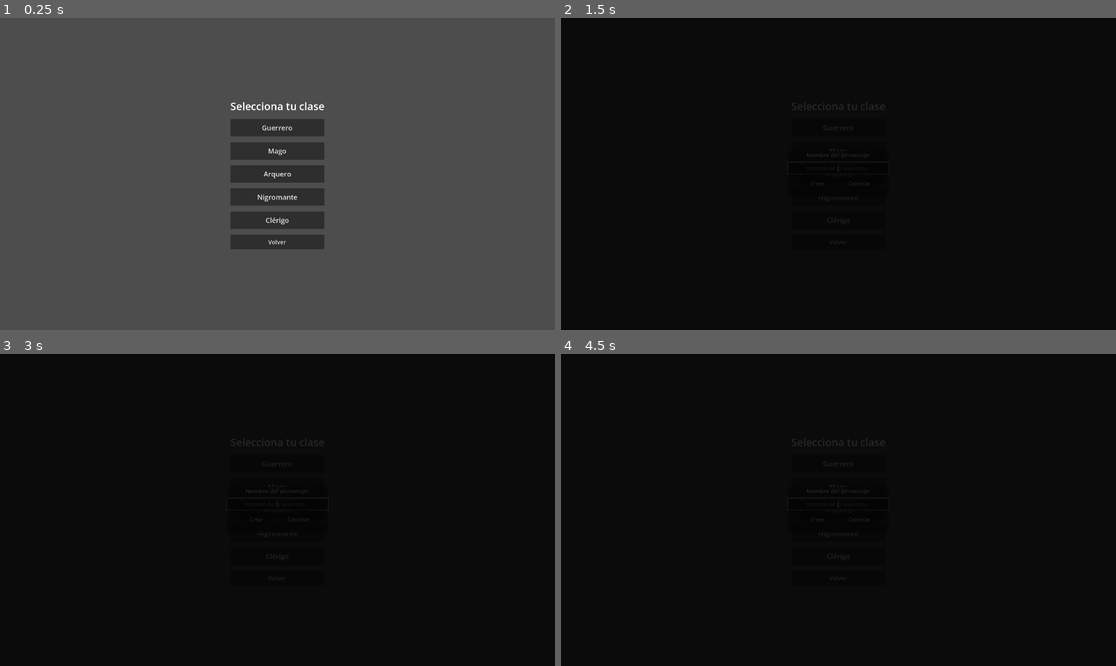
Above: before the commit, frames 1-4 (two rows, left to right).
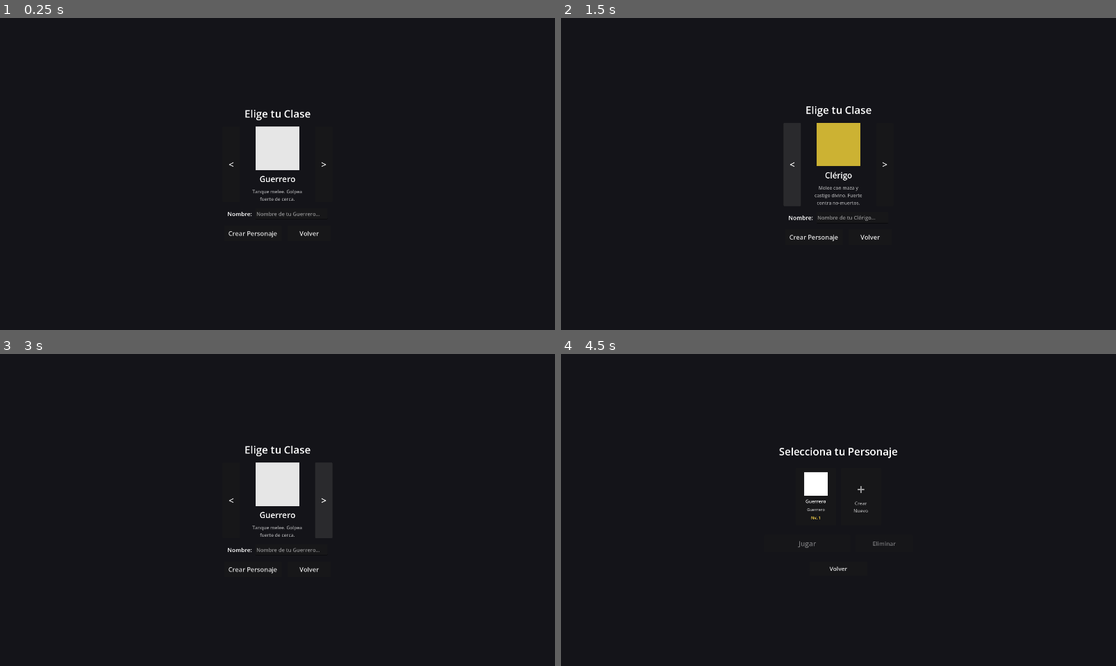
Above: after the commit, the same moments.

Repository: Jouyancito/another-game-of-dungeon
Game: Godot game, scene res://scenes/ui/class_selector.tscn
Same seed, same stepped clock (60 frames per second), same inputs: the game is played once before the commit and once after it. This scene is started directly instead of the project's main scene.
Inputs (mouse positions are in pixels of both pictures, inside the frame that each line leads up to):
- Up to frame 1 (0.25 s): no input
- Up to frame 2 (1.5 s): click (838, 127) at 0.5 s, where only the run before the commit has a clickable "Guerrero"; click (794, 164) at 1.25 s, where only the run after the commit has a clickable "<"
- Up to frame 3 (3 s): click (277, 488) at 2 s, where only the run before the commit has a clickable "Mago"; click (321, 500) at 2.75 s, where only the run after the commit has a clickable ">"
- Up to frame 4 (4.5 s): click (838, 510) at 3.5 s, where only the run before the commit has a clickable "Arquero"; click (816, 569) at 4.25 s, where only the run after the commit has a clickable "Crear Personaje"

The runs differ from the first frame. In frame 1, 99% of the frame differs, in the area x 0-100%, y 0-100%; in frame 2, 2.6%; in frame 3, 2.5%; in frame 4, 0.8%.

Commit message:
feat: carousel class selector with arrows, description and name input

Diff:
--- a/game/scenes/ui/class_selector.gd
+++ b/game/scenes/ui/class_selector.gd
@@ -1,78 +1,99 @@
 extends Control
 
-const CLASS_DATA: Dictionary = {
-	"Guerrero": {
+const CLASSES: Array = [
+	{
+		"key": "Guerrero",
 		"scene": "res://scenes/player/player.tscn",
 		"display": "Guerrero",
+		"desc": "Tanque melee. Golpea fuerte de cerca.",
+		"color": Color(0.9, 0.9, 0.9, 1.0),
 	},
-	"Mago": {
+	{
+		"key": "Mago",
 		"scene": "res://scenes/player/mage.tscn",
 		"display": "Mago",
+		"desc": "Daño mágico a distancia. Bolitas de energía y rayo canalizado.",
+		"color": Color(0.3, 0.3, 0.8, 1.0),
 	},
-	"Arquero": {
+	{
+		"key": "Arquero",
 		"scene": "res://scenes/player/archer.tscn",
 		"display": "Arquero",
+		"desc": "Daño físico a distancia. Flechas rápidas y carga potente.",
+		"color": Color(0.2, 0.6, 0.3, 1.0),
 	},
-	"Nigromante": {
+	{
+		"key": "Nigromante",
 		"scene": "res://scenes/player/necromancer.tscn",
 		"display": "Nigromante",
+		"desc": "Orbes oscuros y drenaje de vida. Daña y se cura.",
+		"color": Color(0.4, 0.1, 0.5, 1.0),
 	},
-	"Clérigo": {
+	{
+		"key": "Clérigo",
 		"scene": "res://scenes/player/cleric.tscn",
 		"display": "Clérigo",
+		"desc": "Melee con maza y castigo divino. Fuerte contra no-muertos.",
+		"color": Color(0.8, 0.7, 0.2, 1.0),
 	},
-}
+]
 
-var _selected_class_key: String = ""
+var current_index: int = 0
+
+@onready var class_icon: ColorRect = $VBoxContainer/CarouselRow/ClassDisplay/ClassIcon
+@onready var class_name_label: Label = $VBoxContainer/CarouselRow/ClassDisplay/ClassName
+@onready var class_desc: Label = $VBoxContainer/CarouselRow/ClassDisplay/ClassDesc
+@onready var name_input: LineEdit = $VBoxContainer/NameRow/NameInput
 
 
 func _ready() -> void:
-	$CenterContainer/VBoxContainer/BtnGuerrero.pressed.connect(func() -> void: _show_name_panel("Guerrero"))
-	$CenterContainer/VBoxContainer/BtnMago.pressed.connect(func() -> void: _show_name_panel("Mago"))
-	$CenterContainer/VBoxContainer/BtnArquero.pressed.connect(func() -> void: _show_name_panel("Arquero"))
-	$CenterContainer/VBoxContainer/BtnNigromante.pressed.connect(func() -> void: _show_name_panel("Nigromante"))
-	$CenterContainer/VBoxContainer/BtnClerigo.pressed.connect(func() -> void: _show_name_panel("Clérigo"))
-	$CenterContainer/VBoxContainer/BtnVolver.pressed.connect(func() -> void:
-		get_tree().change_scene_to_file("res://scenes/ui/character_select.tscn")
-	)
-	$NamePanel/VBox/BtnRow/BtnConfirmar.pressed.connect(_on_confirm_name)
-	$NamePanel/VBox/BtnRow/BtnCancelar.pressed.connect(_on_cancel_name)
-	$NamePanel/VBox/NameInput.text_submitted.connect(func(_text: String) -> void: _on_confirm_name())
+	$VBoxContainer/CarouselRow/BtnLeft.pressed.connect(_on_prev)
+	$VBoxContainer/CarouselRow/BtnRight.pressed.connect(_on_next)
+	$VBoxContainer/ButtonRow/BtnCrear.pressed.connect(_on_crear)
+	$VBoxContainer/ButtonRow/BtnVolver.pressed.connect(_on_volver)
+	name_input.text_submitted.connect(func(_text: String) -> void: _on_crear())
+	_update_display()
 
 
-func _show_name_panel(class_key: String) -> void:
-	_selected_class_key = class_key
-	var input: LineEdit = $NamePanel/VBox/NameInput
-	input.text = ""
-	input.placeholder_text = "Nombre de tu %s..." % CLASS_DATA[class_key]["display"]
-	$DimBackground.visible = true
-	$NamePanel.visible = true
-	input.grab_focus()
+func _on_prev() -> void:
+	current_index -= 1
+	if current_index < 0:
+		current_index = CLASSES.size() - 1
+	_update_display()
 
 
-func _on_cancel_name() -> void:
-	$DimBackground.visible = false
-	$NamePanel.visible = false
-	_selected_class_key = ""
+func _on_next() -> void:
+	current_index += 1
+	if current_index >= CLASSES.size():
+		current_index = 0
+	_update_display()
 
 
-func _on_confirm_name() -> void:
-	var input: LineEdit = $NamePanel/VBox/NameInput
-	var char_name: String = input.text.strip_edges()
+func _update_display() -> void:
+	var data: Dictionary = CLASSES[current_index]
+	class_icon.color = data["color"]
+	class_name_label.text = data["display"]
+	class_desc.text = data["desc"]
+	name_input.placeholder_text = "Nombre de tu %s..." % data["display"]
+
+
+func _on_crear() -> void:
+	var data: Dictionary = CLASSES[current_index]
+	var char_name: String = name_input.text.strip_edges()
 
 	if char_name.is_empty():
-		# Si no escribe nada, usar nombre por defecto
-		char_name = _unique_character_name(CLASS_DATA[_selected_class_key]["display"])
+		char_name = _unique_character_name(data["display"])
 
-	var data: Dictionary = CLASS_DATA[_selected_class_key]
-	var scene_path: String = data["scene"]
-
-	SaveManager.create_character(char_name, scene_path, _selected_class_key)
+	SaveManager.create_character(char_name, data["scene"], data["key"])
 
 	var new_index: int = SaveManager.get_character_count() - 1
 	GameManager.selected_character_index = new_index
-	GameManager.selected_class_scene = scene_path
+	GameManager.selected_class_scene = data["scene"]
 
+	get_tree().change_scene_to_file("res://scenes/ui/character_select.tscn")
+
+
+func _on_volver() -> void:
 	get_tree().change_scene_to_file("res://scenes/ui/character_select.tscn")
 
 
--- a/game/scenes/ui/class_selector.tscn
+++ b/game/scenes/ui/class_selector.tscn
@@ -7,91 +7,82 @@
 anchor_bottom = 1.0
 script = ExtResource("1_selector")
 
-[node name="CenterContainer" type="CenterContainer" parent="."]
+[node name="Background" type="ColorRect" parent="."]
 anchor_right = 1.0
 anchor_bottom = 1.0
+color = Color(0.08, 0.08, 0.1, 1.0)
 
-[node name="VBoxContainer" type="VBoxContainer" parent="CenterContainer"]
-size_flags_horizontal = 4
-size_flags_vertical = 4
+[node name="VBoxContainer" type="VBoxContainer" parent="."]
+anchor_left = 0.5
+anchor_top = 0.1
+anchor_right = 0.5
+anchor_bottom = 0.9
+offset_left = -250.0
+offset_right = 250.0
 theme_override_constants/separation = 20
+alignment = 1
 
-[node name="Title" type="Label" parent="CenterContainer/VBoxContainer"]
-text = "Selecciona tu clase"
+[node name="Title" type="Label" parent="VBoxContainer"]
+text = "Elige tu Clase"
 horizontal_alignment = 1
 theme_override_font_sizes/font_size = 36
 
-[node name="BtnGuerrero" type="Button" parent="CenterContainer/VBoxContainer"]
-custom_minimum_size = Vector2(300, 60)
-text = "Guerrero"
-theme_override_font_sizes/font_size = 24
+[node name="CarouselRow" type="HBoxContainer" parent="VBoxContainer"]
+alignment = 1
+theme_override_constants/separation = 30
 
-[node name="BtnMago" type="Button" parent="CenterContainer/VBoxContainer"]
-custom_minimum_size = Vector2(300, 60)
-text = "Mago"
-theme_override_font_sizes/font_size = 24
+[node name="BtnLeft" type="Button" parent="VBoxContainer/CarouselRow"]
+custom_minimum_size = Vector2(60, 60)
+text = "<"
+theme_override_font_sizes/font_size = 32
 
-[node name="BtnArquero" type="Button" parent="CenterContainer/VBoxContainer"]
-custom_minimum_size = Vector2(300, 60)
-text = "Arquero"
-theme_override_font_sizes/font_size = 24
+[node name="ClassDisplay" type="VBoxContainer" parent="VBoxContainer/CarouselRow"]
+custom_minimum_size = Vector2(200, 250)
+alignment = 1
+theme_override_constants/separation = 12
 
-[node name="BtnNigromante" type="Button" parent="CenterContainer/VBoxContainer"]
-custom_minimum_size = Vector2(300, 60)
-text = "Nigromante"
-theme_override_font_sizes/font_size = 24
+[node name="ClassIcon" type="ColorRect" parent="VBoxContainer/CarouselRow/ClassDisplay"]
+custom_minimum_size = Vector2(150, 150)
+size_flags_horizontal = 4
 
-[node name="BtnClerigo" type="Button" parent="CenterContainer/VBoxContainer"]
-custom_minimum_size = Vector2(300, 60)
-text = "Clérigo"
-theme_override_font_sizes/font_size = 24
+[node name="ClassName" type="Label" parent="VBoxContainer/CarouselRow/ClassDisplay"]
+horizontal_alignment = 1
+theme_override_font_sizes/font_size = 28
 
-[node name="BtnVolver" type="Button" parent="CenterContainer/VBoxContainer"]
-custom_minimum_size = Vector2(200, 50)
-text = "Volver"
+[node name="ClassDesc" type="Label" parent="VBoxContainer/CarouselRow/ClassDisplay"]
+horizontal_alignment = 1
+theme_override_font_sizes/font_size = 16
+modulate = Color(1.0, 1.0, 1.0, 0.6)
+autowrap_mode = 3
+
+[node name="BtnRight" type="Button" parent="VBoxContainer/CarouselRow"]
+custom_minimum_size = Vector2(60, 60)
+text = ">"
+theme_override_font_sizes/font_size = 32
+
+[node name="NameRow" type="HBoxContainer" parent="VBoxContainer"]
+alignment = 1
+theme_override_constants/separation = 10
+
+[node name="NameLabel" type="Label" parent="VBoxContainer/NameRow"]
+text = "Nombre:"
 theme_override_font_sizes/font_size = 20
 
-[node name="NamePanel" type="PanelContainer" parent="."]
-visible = false
-anchor_left = 0.5
-anchor_top = 0.5
-anchor_right = 0.5
-anchor_bottom = 0.5
-offset_left = -175.0
-offset_top = -80.0
-offset_right = 175.0
-offset_bottom = 80.0
-
-[node name="VBox" type="VBoxContainer" parent="NamePanel"]
-theme_override_constants/separation = 12
-
-[node name="NameLabel" type="Label" parent="NamePanel/VBox"]
-text = "Nombre del personaje:"
-horizontal_alignment = 1
-theme_override_font_sizes/font_size = 20
-
-[node name="NameInput" type="LineEdit" parent="NamePanel/VBox"]
-custom_minimum_size = Vector2(300, 40)
+[node name="NameInput" type="LineEdit" parent="VBoxContainer/NameRow"]
+custom_minimum_size = Vector2(250, 40)
 placeholder_text = "Escribe un nombre..."
 theme_override_font_sizes/font_size = 18
+
+[node name="ButtonRow" type="HBoxContainer" parent="VBoxContainer"]
 alignment = 1
+theme_override_constants/separation = 20
 
-[node name="BtnRow" type="HBoxContainer" parent="NamePanel/VBox"]
-alignment = 1
-theme_override_constants/separation = 16
+[node name="BtnCrear" type="Button" parent="VBoxContainer/ButtonRow"]
+custom_minimum_size = Vector2(200, 55)
+text = "Crear Personaje"
+theme_override_font_sizes/font_size = 22
 
-[node name="BtnConfirmar" type="Button" parent="NamePanel/VBox/BtnRow"]
-custom_minimum_size = Vector2(130, 40)
-text = "Crear"
-theme_override_font_sizes/font_size = 18
-
-[node name="BtnCancelar" type="Button" parent="NamePanel/VBox/BtnRow"]
-custom_minimum_size = Vector2(130, 40)
-text = "Cancelar"
-theme_override_font_sizes/font_size = 18
-
-[node name="DimBackground" type="ColorRect" parent="."]
-visible = false
-anchor_right = 1.0
-anchor_bottom = 1.0
-color = Color(0.0, 0.0, 0.0, 0.85)
+[node name="BtnVolver" type="Button" parent="VBoxContainer/ButtonRow"]
+custom_minimum_size = Vector2(150, 55)
+text = "Volver"
+theme_override_font_sizes/font_size = 22
